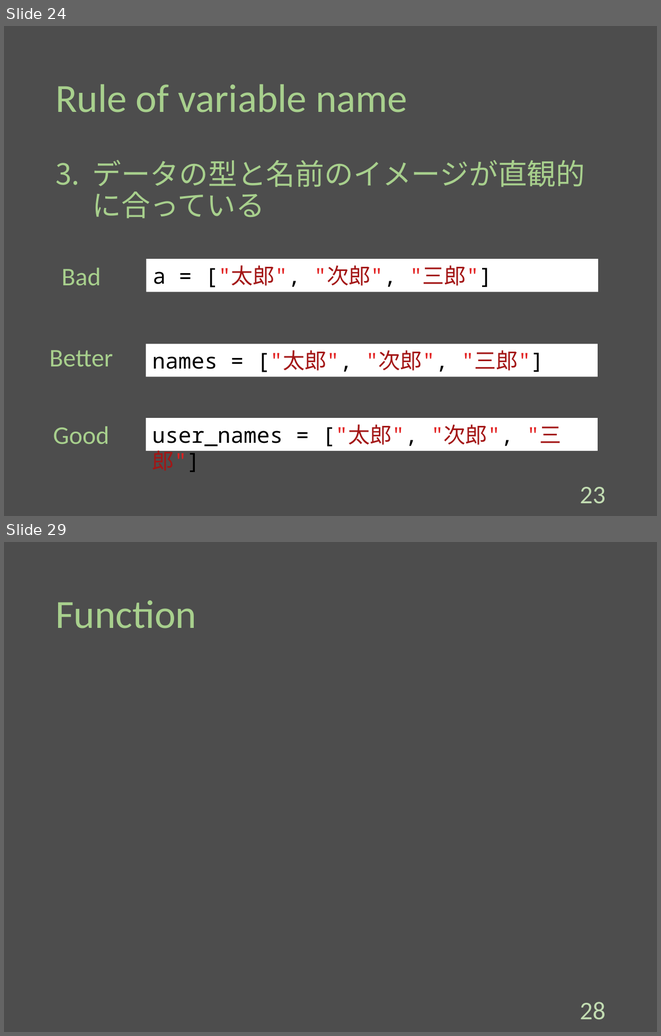
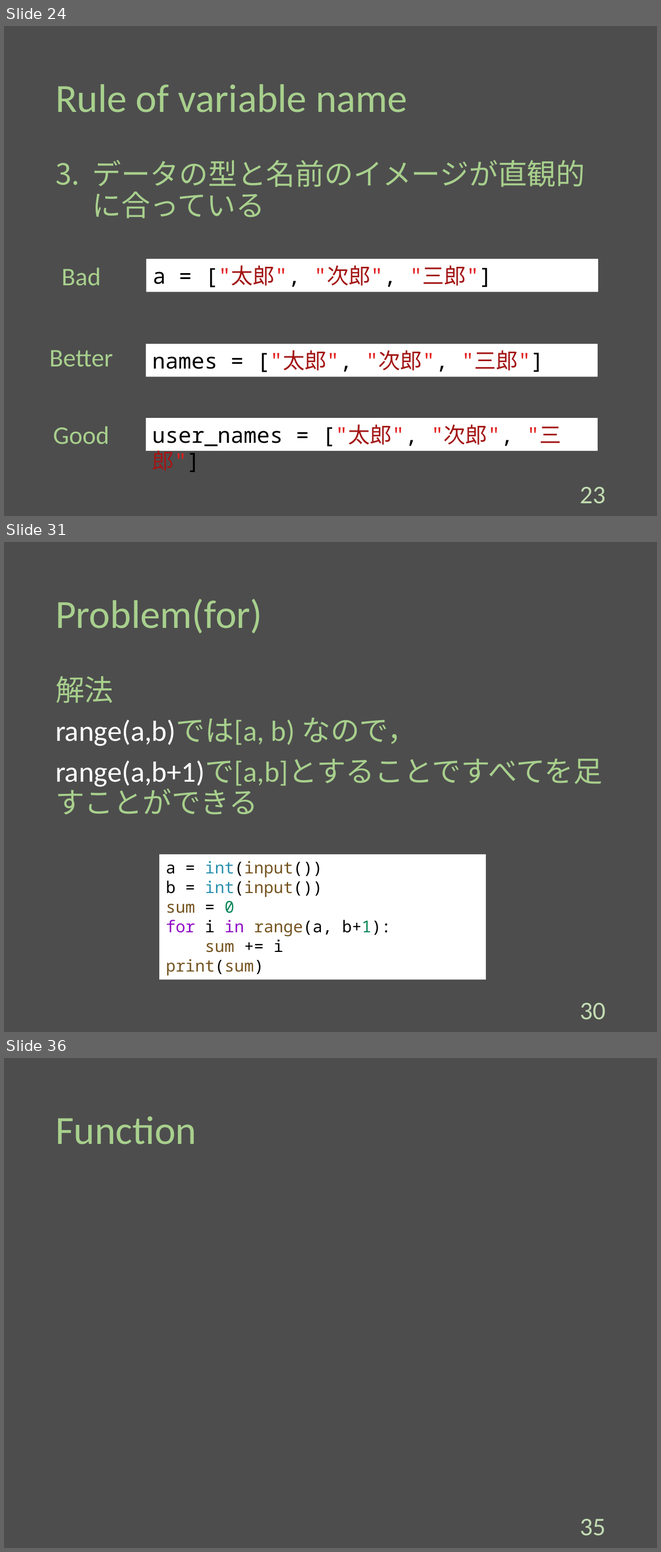
Before and after one commit to Melbeck777/program_seminar, a slide deck: ProgramSlide.pptx. Shown one above the other, each under a label of ours: slides 24 and 29 before the commit, slides 24, 31 and 36 after it; the slides between them are not shown. The pictures are 661x1036 and 661x1552 pixels, drawn with LibreOffice and Linux fonts; fonts in the diff are those of the drawing. Boxes give left, top, right and bottom in pixels: in the first picture for what was removed or moved away, otherwise in the second. Text is boxed around its words. In the diff, an @@ line names an element or a change of style, - is before the commit and + after.

```diff
--- a/ProgramSlide.pptx
+++ b/ProgramSlide.pptx
@@ slide 31 added at bbox=[4, 542, 657, 1032], background #4D4D4D @@
@@ title added at bbox=[55, 599, 263, 633], 44 pt, text #A8D08D @@
+Problem(for)
@@ text added at bbox=[55, 676, 602, 814], 32 pt, text #A8D08D @@
+解法
+range(a,b)では[a, b) なので，
+range(a,b+1)で[a,b]とすることですべてを足すことができる
@@ rectangle added at bbox=[159, 854, 486, 979], fill #FFFFFF, 18 pt, text #74531F @@
+a = int(input())
+b = int(input())
+sum = 0
+for i in range(a, b+1):
+sum += i
+print(sum)
@@ page number added at bbox=[580, 1003, 605, 1020], 28 pt, text #C3DDB3 @@
+30
@@ what was slide 29 is now slide 36 @@
@@ page number at bbox=[580, 1519, 605, 1536]: text changed @@
-28
+35
```
Also in this commit, not shown: 4 slides changed, 6 other slides added.
